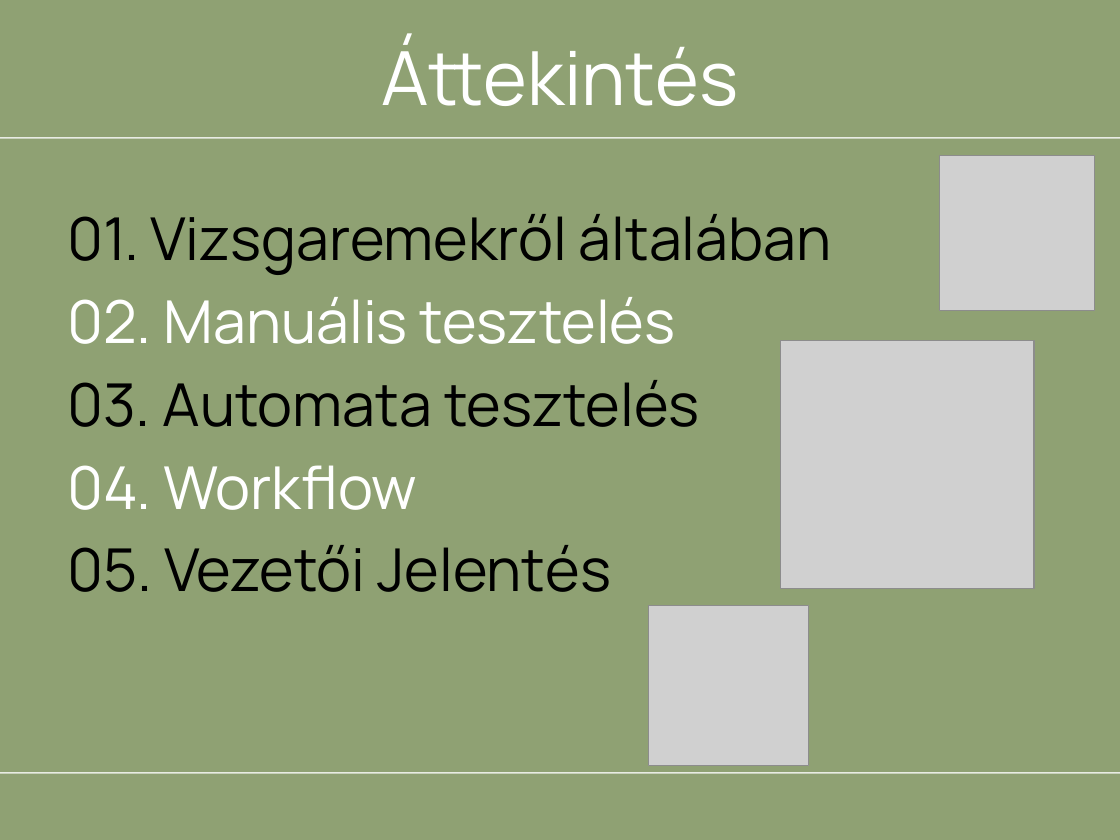
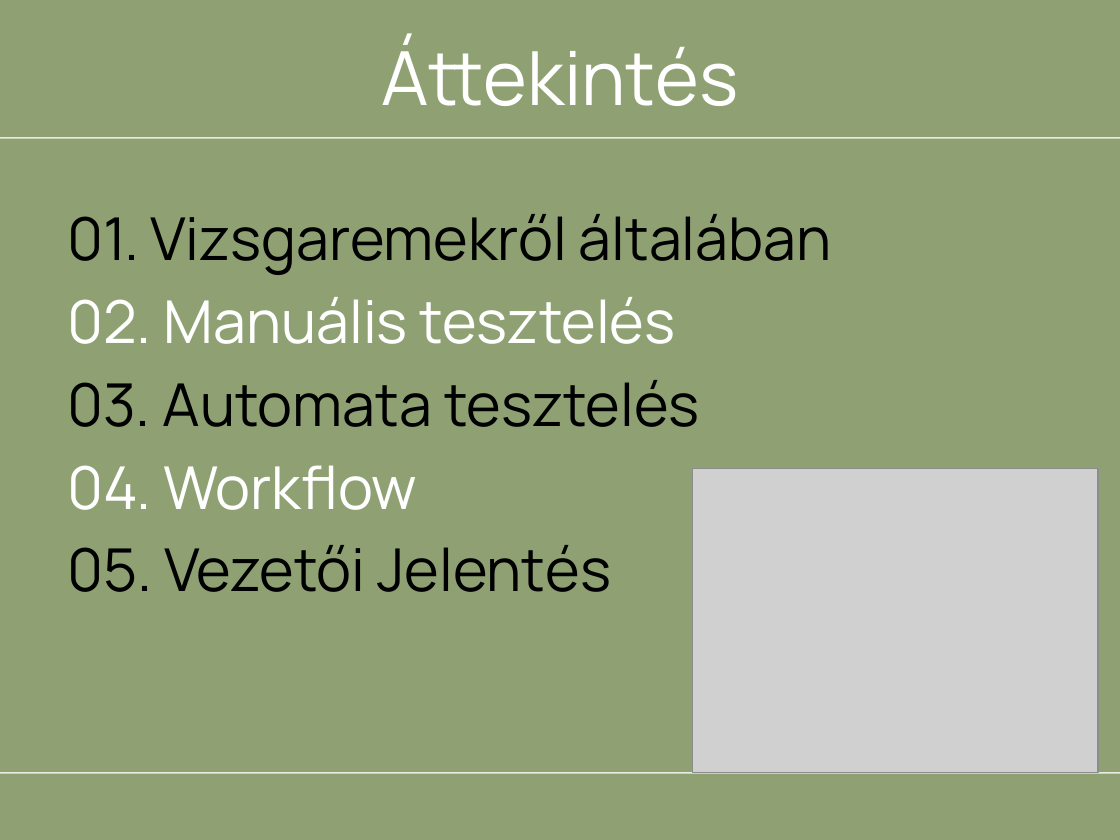
Before and after one commit to evaszijarto/conduit, a slide deck: slide 2 of vizsgaremek/vizsgaremek_vedes_sze.pptx. Drawn at 1120x840 pixels with LibreOffice and Linux fonts; fonts in the diff are those of the drawing; grey boxes stand for pictures. Boxes give left, top, right and bottom in pixels: in the first picture for what was removed or moved away, otherwise in the second. Text is boxed around its words. In the diff, an @@ line names an element or a change of style, - is before the commit and + after.

```diff
--- a/vizsgaremek/vizsgaremek_vedes_sze.pptx
+++ b/vizsgaremek/vizsgaremek_vedes_sze.pptx
@@ picture removed at (x1=940, y1=156, x2=1095, y2=311) @@
@@ picture removed at (x1=781, y1=340, x2=1034, y2=588) @@
@@ picture added at (x1=692, y1=468, x2=1098, y2=773) @@
@@ picture removed at (x1=648, y1=605, x2=810, y2=766) @@
```
Also in this commit, not shown: 4 other slides changed, 1 other file.
